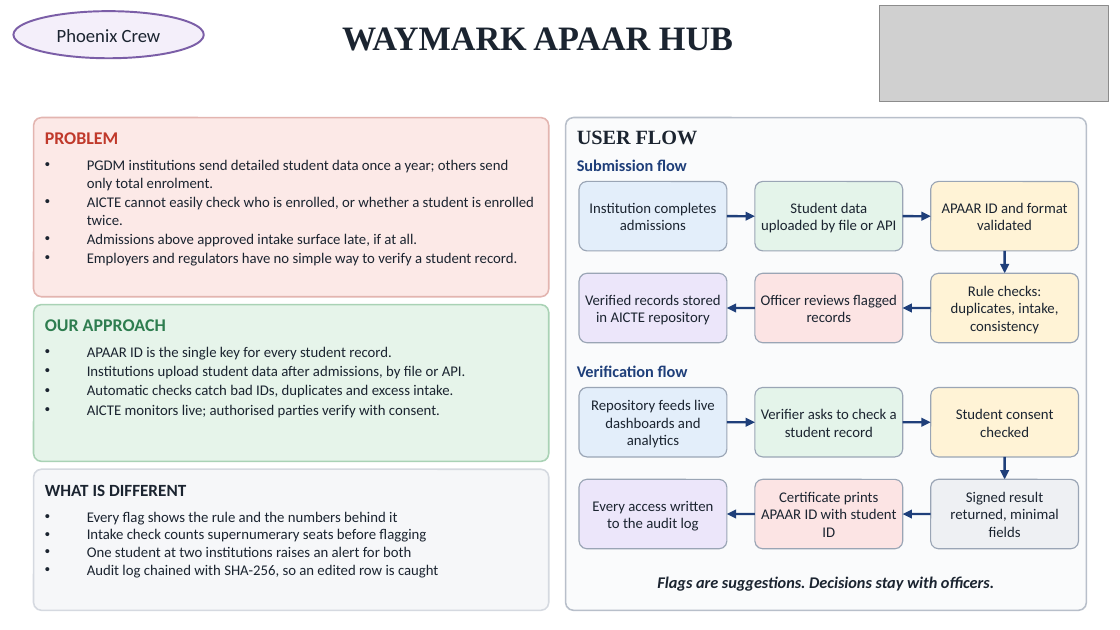
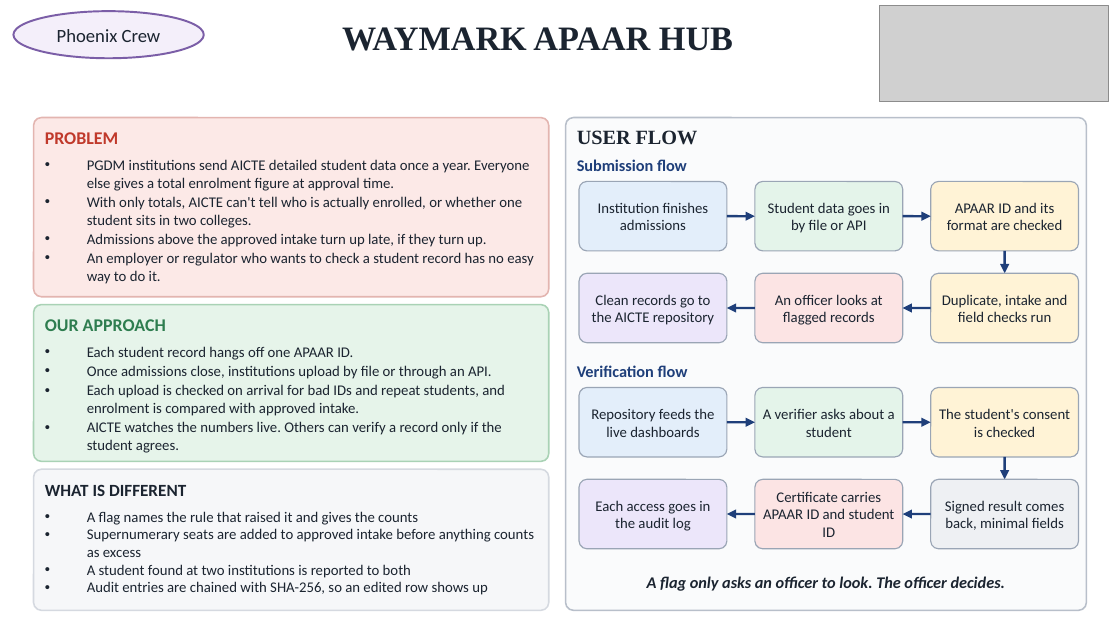
Before and after one commit to Karunesh-18/SIH-AICTE-APAAR, a slide deck: slide 2 of Waymark APAAR SIH 2026 - 6pg.pptx. Drawn at 1120x630 pixels with LibreOffice and Linux fonts; fonts in the diff are those of the drawing; grey boxes stand for pictures. Boxes give left, top, right and bottom in pixels: in the first picture for what was removed or moved away, otherwise in the second. Text is boxed around its words. In the diff, an @@ line names an element or a change of style, - is before the commit and + after.

```diff
--- a/Waymark APAAR SIH 2026 - 6pg.pptx
+++ b/Waymark APAAR SIH 2026 - 6pg.pptx
@@ text at [87,159,534,284]: text changed @@
-• PGDM institutions send detailed student data once a year; others send only total enrolment.
-• AICTE cannot easily check who is enrolled, or whether a student is enrolled twice.
-• Admissions above approved intake surface late, if at all.
-• Employers and regulators have no simple way to verify a student record.
+• PGDM institutions send AICTE detailed student data once a year. Everyone else gives a total enrolment figure at approval time.
+• With only totals, AICTE can't tell who is actually enrolled, or whether one student sits in two colleges.
+• Admissions above the approved intake turn up late, if they turn up.
+• An employer or regulator who wants to check a student record has no easy way to do it.
@@ text at [598,203,709,230]: text changed @@
-Institution completes admissions
+Institution finishes admissions
@@ text at [768,202,890,233]: text changed @@
-Student data uploaded by file or API
+Student data goes in by file or API
@@ text at [947,202,1062,230]: text changed @@
-APAAR ID and format validated
+APAAR ID and its format are checked
@@ text at [592,295,714,325]: text changed @@
-Verified records stored in AICTE repository
+Clean records go to the AICTE repository
@@ text at [775,294,883,325]: text changed @@
-Officer reviews flagged records
+An officer looks at flagged records
@@ text at [942,294,1068,322]: text changed @@
-Rule checks: duplicates, intake, consistency
+Duplicate, intake and field checks run
@@ text at [87,346,505,453]: text changed @@
-• APAAR ID is the single key for every student record.
-• Institutions upload student data after admissions, by file or API.
-• Automatic checks catch bad IDs, duplicates and excess intake.
-• AICTE monitors live; authorised parties verify with consent.
+• Each student record hangs off one APAAR ID.
+• Once admissions close, institutions upload by file or through an API.
+• Each upload is checked on arrival for bad IDs and repeat students, and enrolment is compared with approved intake.
+• AICTE watches the numbers live. Others can verify a record only if the student agrees.
@@ text at [591,408,714,437]: text changed @@
-Repository feeds live dashboards and analytics
+Repository feeds the live dashboards
@@ text at [763,408,895,437]: text changed @@
-Verifier asks to check a student record
+A verifier asks about a student
@@ text at [939,408,1070,437]: text changed @@
-Student consent checked
+The student's consent is checked
@@ text at [595,500,710,531]: text changed @@
-Every access written to the audit log
+Each access goes in the audit log
@@ text at [763,492,895,537]: text changed @@
-Certificate prints APAAR ID with student ID
+Certificate carries APAAR ID and student ID
@@ text at [945,500,1065,530]: text changed @@
-Signed result returned, minimal fields
+Signed result comes back, minimal fields
@@ text at [87,511,534,595]: text changed @@
-• Every flag shows the rule and the numbers behind it
-• Intake check counts supernumerary seats before flagging
-• One student at two institutions raises an alert for both
-• Audit log chained with SHA-256, so an edited row is caught
+• A flag names the rule that raised it and gives the counts
+• Supernumerary seats are added to approved intake before anything counts as excess
+• A student found at two institutions is reported to both
+• Audit entries are chained with SHA-256, so an edited row shows up
@@ text at [647,576,1005,591]: text changed @@
-Flags are suggestions. Decisions stay with officers.
+A flag only asks an officer to look. The officer decides.
```
Also in this commit, not shown: 4 other slides changed, 2 other files.
